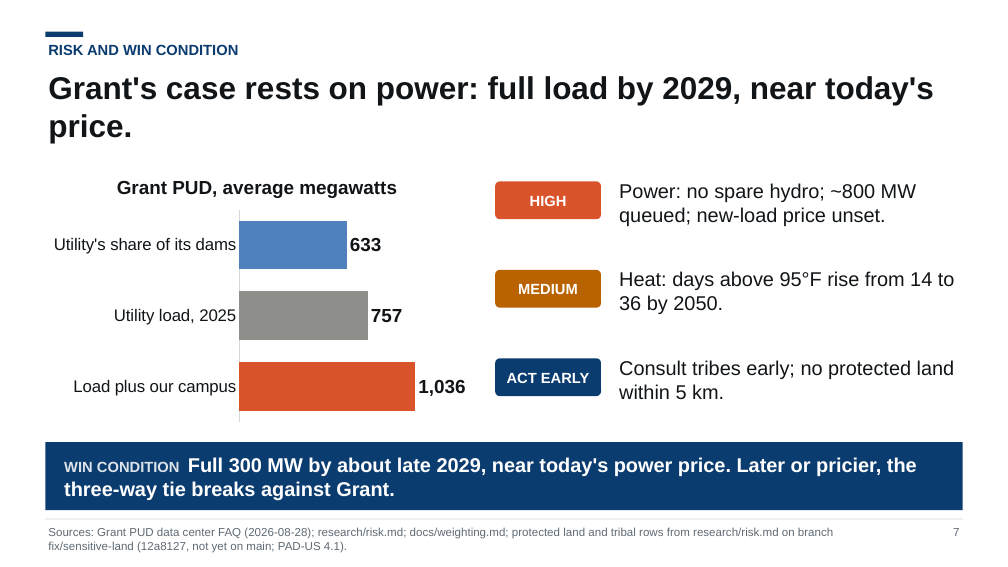
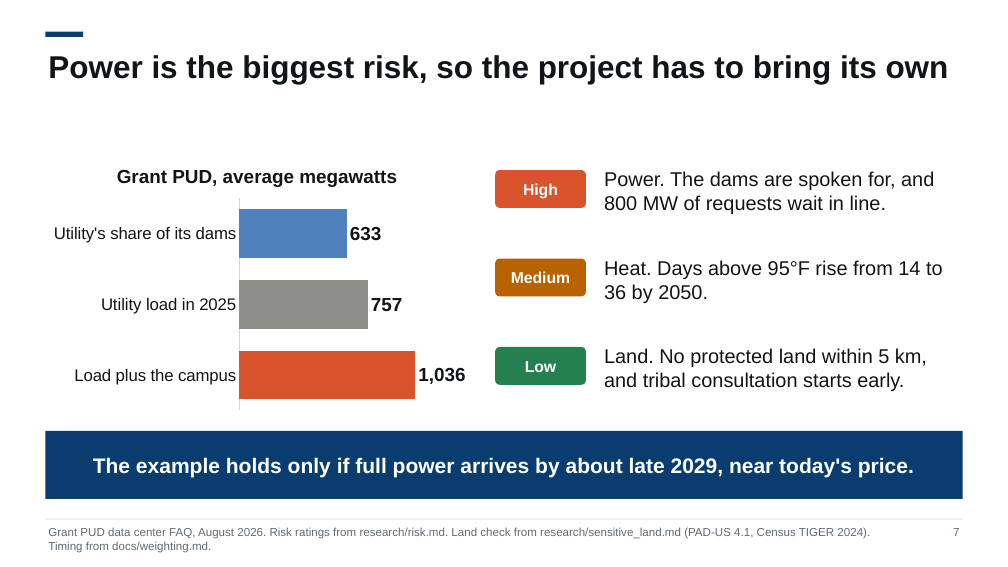
Before and after one commit to NeilKhandelwal/BAC-Hackathon, a slide deck: slide 7 of docs/deck/pitch_template.pptx. Drawn at 1008x567 pixels with LibreOffice and Linux fonts; fonts in the diff are those of the drawing. Boxes give left, top, right and bottom in pixels: in the first picture for what was removed or moved away, otherwise in the second. Text is boxed around its words. In the diff, an @@ line names an element or a change of style, - is before the commit and + after.

```diff
--- a/docs/deck/pitch_template.pptx
+++ b/docs/deck/pitch_template.pptx
@@ text removed at box(48, 44, 239, 55) @@
-RISK AND WIN CONDITION
@@ text added at box(48, 55, 949, 84), 30 pt, text #111518, bold @@
+Power is the biggest risk, so the project has to bring its own
@@ text removed at box(48, 76, 934, 143) @@
-Grant's case rests on power: full load by 2029, near today's price.
@@ bar chart at box(45, 151, 469, 416) @@
-categories: Utility's share of its dams, Utility load, 2025, Load plus our campus
+categories: Utility's share of its dams, Utility load in 2025, Load plus the campus
@@ bar chart: place and size @@
-bar chart at box(45, 163, 469, 427)
+bar chart at box(45, 151, 469, 416)
@@ rounded rectangle "High": place and size @@
-rounded rectangle "High" at box(495, 181, 601, 219)
+rounded rectangle "High" at box(495, 170, 586, 208)
@@ text at box(604, 171, 934, 214): text changed @@
-Power: no spare hydro; ~800 MW queued; new-load price unset.
+Power. The dams are spoken for, and 800 MW of requests wait in line.
@@ text in rounded rectangle at box(523, 183, 558, 199): text changed; size 14 to 15 pt @@
-HIGH
+High
@@ rounded rectangle "Medium": place and size @@
-rounded rectangle "Medium" at box(495, 270, 601, 308)
+rounded rectangle "Medium" at box(495, 259, 586, 296)
@@ text at box(604, 260, 943, 303): text changed @@
-Heat: days above 95°F rise from 14 to 36 by 2050.
+Heat. Days above 95°F rise from 14 to 36 by 2050.
@@ text in rounded rectangle at box(511, 271, 570, 283): text changed; size 14 to 15 pt @@
-MEDIUM
+Medium
@@ rounded rectangle removed at box(495, 358, 601, 396) @@
-ACT EARLY
@@ rounded rectangle added at box(495, 347, 586, 385), fill #23804F, 15 pt, text #FFFFFF, bold @@
+Low
@@ text at box(604, 348, 927, 391): text changed @@
-Consult tribes early; no protected land within 5 km.
+Land. No protected land within 5 km, and tribal consultation starts early.
@@ rectangle "The example holds only if ...": place and size @@
-rectangle "The example holds only if ..." at box(45, 442, 963, 510)
+rectangle "The example holds only if ..." at box(45, 431, 963, 499)
@@ text in rectangle at box(93, 457, 914, 477): text changed; size 19 to 20 pt @@
-WIN CONDITION Full 300 MW by about late 2029, near today's power price. Later or pricier, the three-way tie breaks against Grant.
+The example holds only if full power arrives by about late 2029, near today's price.
@@ text at box(48, 527, 870, 553): text changed @@
-Sources: Grant PUD data center FAQ (2026-08-28); research/risk.md; docs/weighting.md; protected land and tribal rows from research/risk.md on branch fix/sensitive-land (12a8127, not yet on main; PAD-US 4.1).
+Grant PUD data center FAQ, August 2026. Risk ratings from research/risk.md. Land check from research/sensitive_land.md (PAD-US 4.1, Census TIGER 2024). Timing from docs/weighting.md.
```
Also in this commit, not shown: 8 other slides changed, 6 slides added, 6 slides removed, 23 other files.
